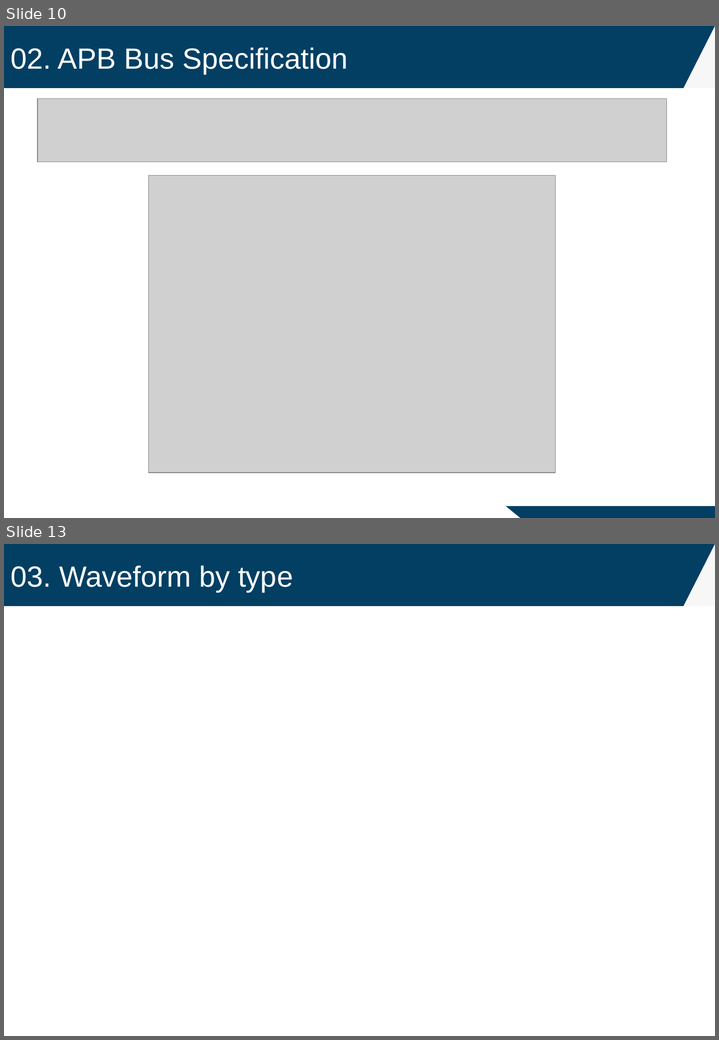
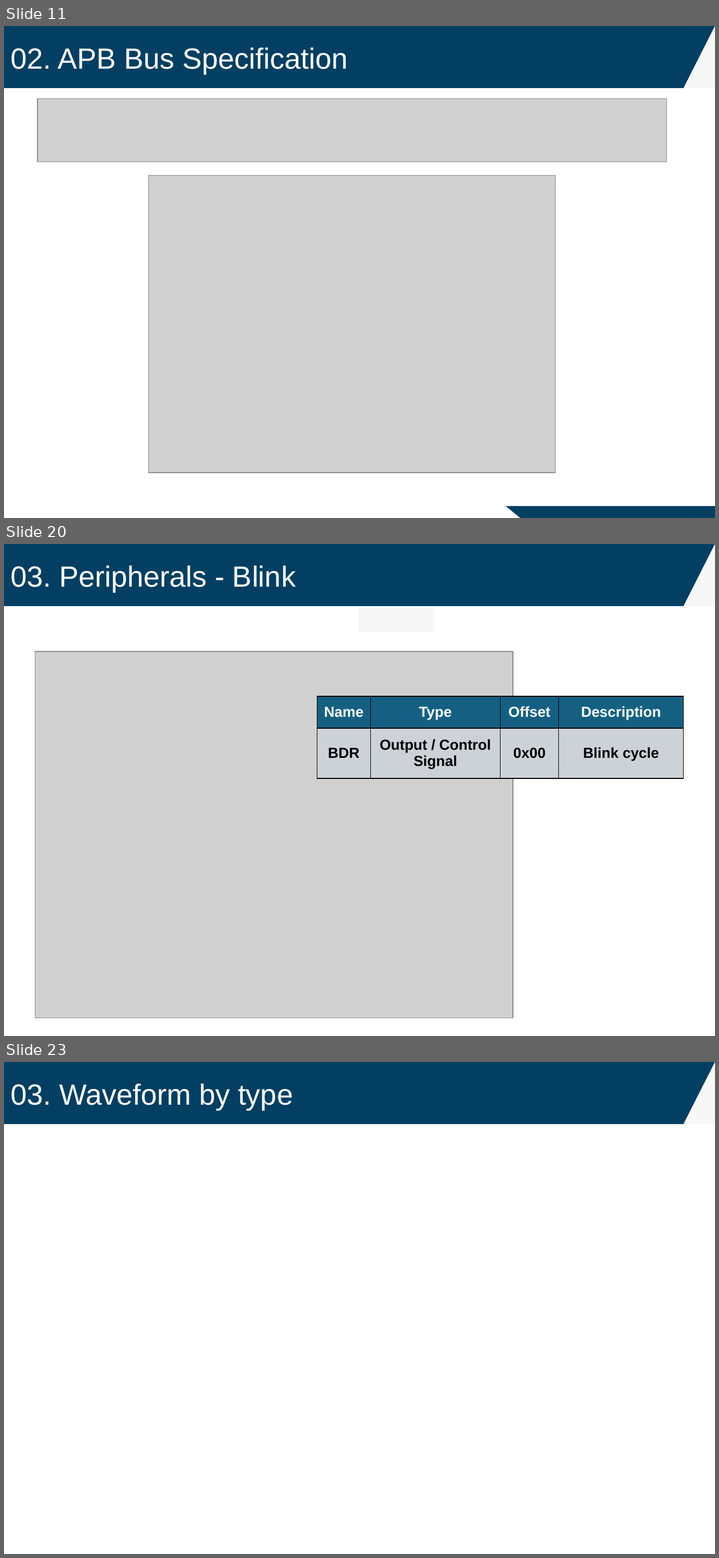
Before and after one commit to oriraccoon/Harman_ComputerArchitecture, a slide deck: RISC-V MultiCycle CPU Peripherals_김지환.pptx. Shown one above the other, each under a label of ours: slides 10 and 13 before the commit, slides 11, 20 and 23 after it; the slides between them are not shown. The pictures are 719x1040 and 719x1558 pixels, drawn with LibreOffice and Linux fonts; fonts in the diff are those of the drawing; grey boxes stand for pictures. Boxes give left, top, right and bottom in pixels: in the first picture for what was removed or moved away, otherwise in the second. Text is boxed around its words. In the diff, an @@ line names an element or a change of style, - is before the commit and + after.

```diff
--- a/RISC-V MultiCycle CPU Peripherals_김지환.pptx
+++ b/RISC-V MultiCycle CPU Peripherals_김지환.pptx
@@ slide 20 added at box(4, 544, 715, 1036), background #FFFFFF @@
@@ rectangle added at box(4, 544, 715, 606), fill #033F63 @@
@@ right triangle added at box(683, 544, 715, 606), fill #F7F7F7 @@
@@ text added at box(10, 566, 296, 592), 32 pt, text #FFFFFF @@
+03. Peripherals - Blink
@@ rectangle added at box(360, 609, 433, 630), fill #F7F7F7, outline #F7F7F7 2 pt @@
@@ picture added at box(35, 651, 513, 1019) @@
@@ table added at box(317, 696, 683, 778), 2 rows, 4 columns @@
+Name | Type | Offset | Description
+BDR | Output / Control Signal | 0x00 | Blink cycle
@@ what was slide 10 is now slide 11 @@
@@ what was slide 13 is now slide 23 @@
```
Also in this commit, not shown: 5 slides changed, 10 other slides added, 1 slide removed, 35 other files.
